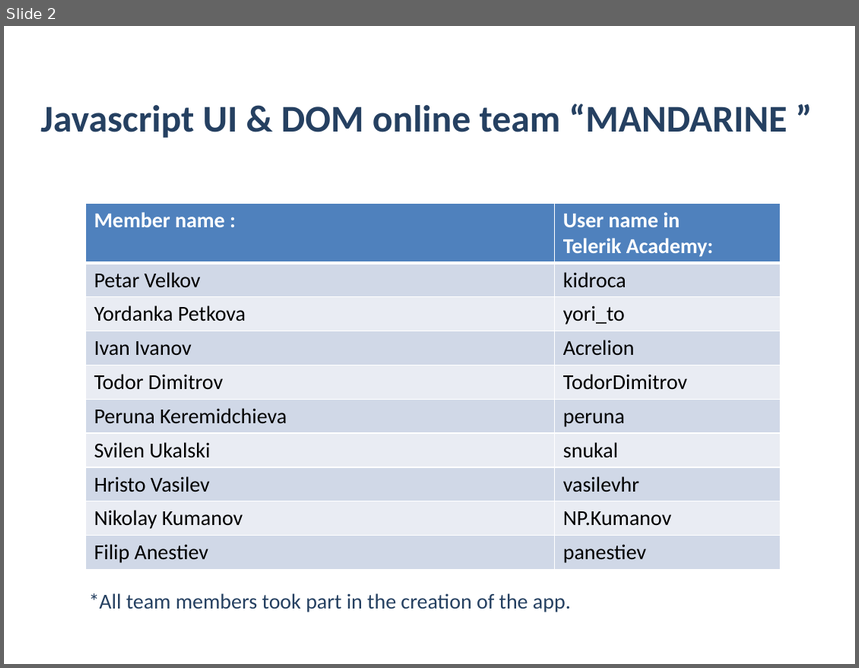
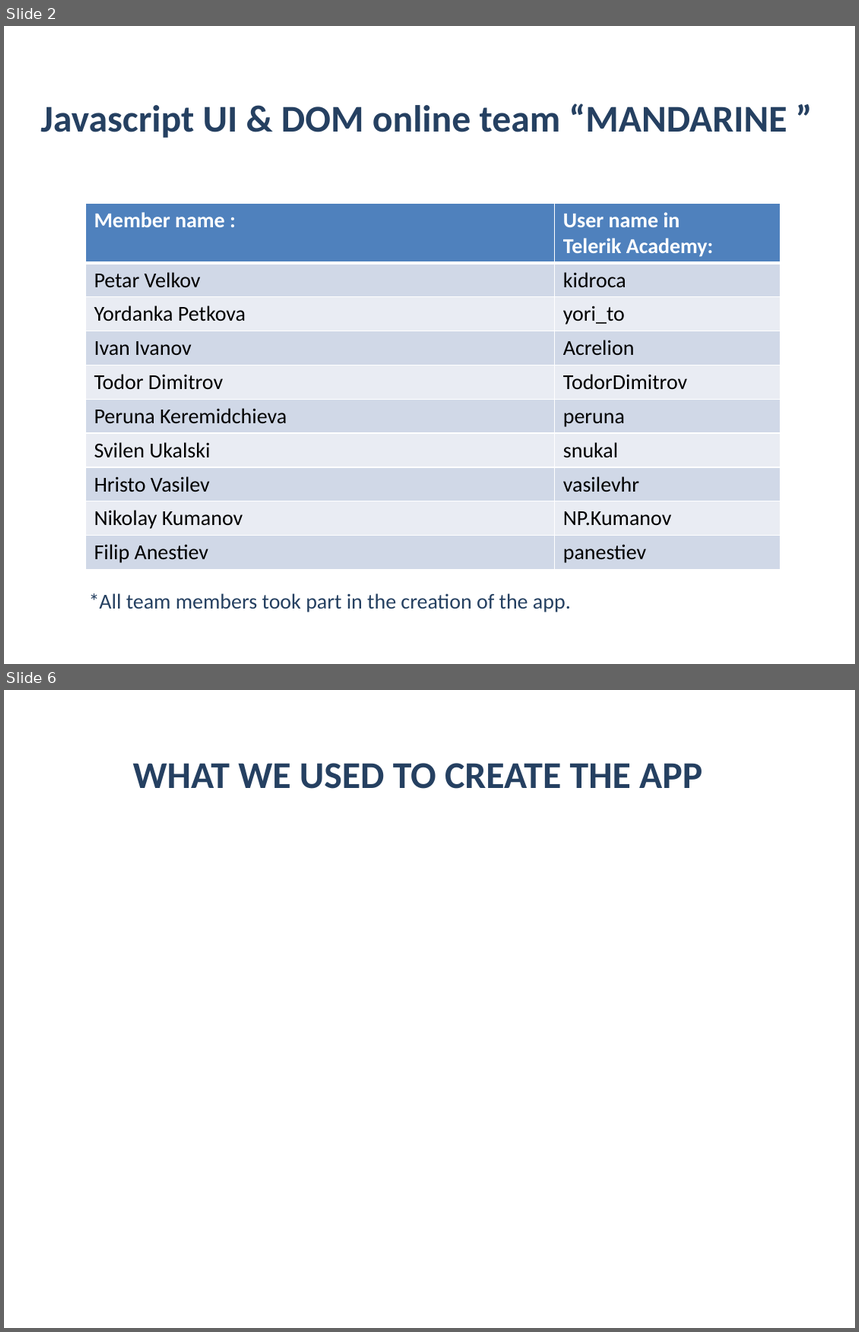
Before and after one commit to Acrelion/JS-Teamwork-Mandarine, a slide deck: Project Documentation/Presentation Mandarine.pptx. Shown one above the other, each under a label of ours: slide 2 before the commit, slides 2 and 6 after it; the slides between them are not shown. The pictures are 859x668 and 859x1332 pixels, drawn with LibreOffice and Linux fonts; fonts in the diff are those of the drawing; background and template pictures are left out. Boxes give left, top, right and bottom in pixels: in the first picture for what was removed or moved away, otherwise in the second. Text is boxed around its words. In the diff, an @@ line names an element or a change of style, - is before the commit and + after.

```diff
--- a/Project Documentation/Presentation Mandarine.pptx
+++ b/Project Documentation/Presentation Mandarine.pptx
@@ slide 6 added at box(4, 690, 855, 1328), background picture (left out) @@
@@ text added at box(133, 763, 702, 789), 32 pt, text #254061, bold @@
+WHAT WE USED TO CREATE THE APP
```
Also in this commit, not shown: 2 slides changed, 1 other slide added, 3 slides removed.
